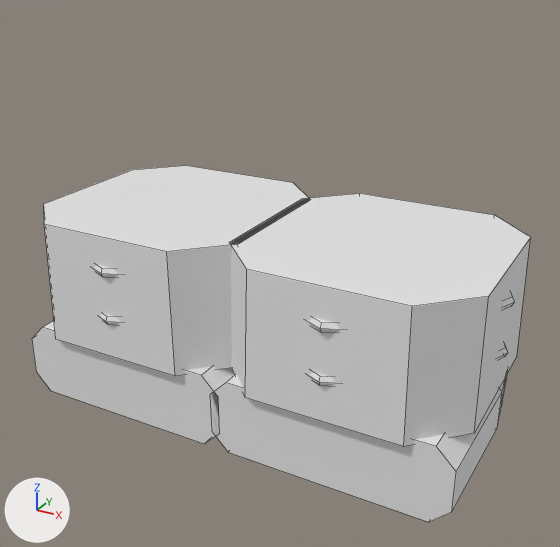
A saved change to the FBX model roblox/art/armor/shoes_healer_s1.fbx.
Both versions are drawn from a camera (50 mm lens) standing at (1.55, -2.76, -1.72) and looking at (0.04, -0.01, -3.09). The lights are fixed; the arrows at lower left show +X, +Y and +Z. The first picture is the older version. Mesh edges are drawn as thin lines. Where no turn or scale is listed for an object, it has been applied to the vertices.

In view in the first picture: 'Boot_L_Inner', 'Boot_R_Inner', 'Greave_L_Body', 'Greave_R_Body'.
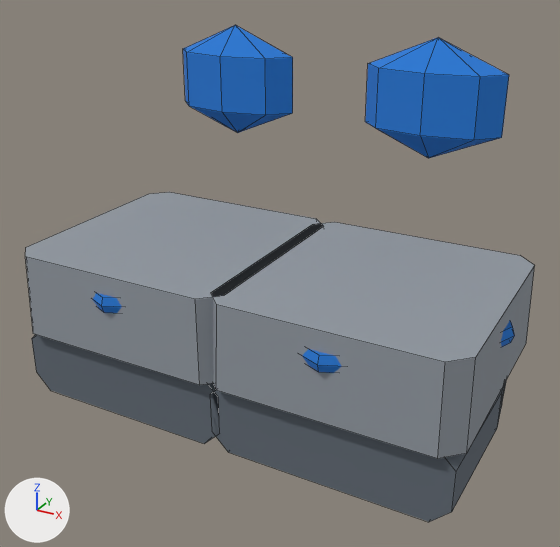
What the commit changed:
Material 'shoes_healer_s1_Greave_R_Body' (mat_shoes_healer_s1_greave_r_body) changes colour from white #e7e7e7 to grey #9299a1; in linear values from (0.8, 0.8, 0.8) to (0.287, 0.319, 0.356).
Material 'shoes_healer_s1_Boot_R_Inner' (mat_shoes_healer_s1_boot_r_inner) changes colour from white #e7e7e7 to greyish blue #626b75; in linear values from (0.8, 0.8, 0.8) to (0.122, 0.147, 0.178).
Material 'shoes_healer_s1_Greave_L_Body' (mat_shoes_healer_s1_greave_l_body) changes colour from white #e7e7e7 to grey #9299a1; in linear values from (0.8, 0.8, 0.8) to (0.287, 0.319, 0.356).
Material 'shoes_healer_s1_Boot_L_Inner' (mat_shoes_healer_s1_boot_l_inner) changes colour from white #e7e7e7 to greyish blue #626b75; in linear values from (0.8, 0.8, 0.8) to (0.122, 0.147, 0.178).
Material 'shoes_healer_s1_Greave_R_Band' (mat_shoes_healer_s1_greave_r_band) is new.
Its base color is (0.0176, 0.188, 0.658) (blue #2478d4).
Its roughness is 1.0.
Material 'shoes_healer_s1_Greave_L_Band' (mat_shoes_healer_s1_greave_l_band) is new.
Its base color is (0.0176, 0.188, 0.658) (blue #2478d4).
Its roughness is 1.0.
me_greave_r_body is used by ob_greave_r_body; location (0.5, 0.0, -2.8).
me_greave_r_body had 64 vertices, 46 faces and spanned x -0.551..0.551, y -0.551..0.551, z -0.6..-0.05.
me_greave_r_body now has 16 vertices, 10 faces and spans x -0.54..0.54, y -0.54..0.54, z -0.6..-0.22.
me_greave_r_body part 4: the loose piece of 16 vertices spanning x -0.53..0.53, y -0.53..0.53, z -0.6..-0.05 is rebuilt with 16 vertices and now spans x -0.54..0.54, y -0.54..0.54, z -0.6..-0.22.
me_greave_r_body part 5: the loose piece of 24 vertices spanning x -0.551..0.551, y -0.551..0.551, z -0.44..-0.4 is deleted.
Part 6, on me_greave_r_body:
24 vertices are removed from x -0.551..0.551, y -0.551..0.551, z -0.22..-0.18.
18 faces are deleted.
me_greave_l_body is used by ob_greave_l_body; location (-0.5, 0.0, -2.8).
me_greave_l_body had 64 vertices, 46 faces and spanned x -0.551..0.551, y -0.551..0.551, z -0.6..-0.05.
me_greave_l_body now has 16 vertices, 10 faces and spans x -0.54..0.54, y -0.54..0.54, z -0.6..-0.22.
me_greave_l_body part 1: the loose piece of 16 vertices spanning x -0.53..0.53, y -0.53..0.53, z -0.6..-0.05 is rebuilt with 16 vertices and now spans x -0.54..0.54, y -0.54..0.54, z -0.6..-0.22.
me_greave_l_body part 2: the loose piece of 24 vertices spanning x -0.551..0.551, y -0.551..0.551, z -0.44..-0.4 is deleted.
Part 3, on me_greave_l_body:
24 vertices are removed from x -0.551..0.551, y -0.551..0.551, z -0.22..-0.18.
18 faces are deleted.
Mesh me_greave_r_band is new.
It has 42 vertices, 42 faces and spans x -0.566..0.566, y -0.566..0.669, z -0.375..0.68.
It uses material mat_shoes_healer_s1_greave_r_band (blue #2478d4).
Mesh me_greave_l_band is new.
It has 42 vertices, 42 faces and spans x -0.566..0.566, y -0.566..0.669, z -0.375..0.68.
It uses material mat_shoes_healer_s1_greave_l_band (blue #2478d4).
Object 'Greave_R_Band' (ob_greave_r_band) is new; it shows me_greave_r_band.
Its location is (0.5, 0.0, -2.8).
Object 'Greave_L_Band' (ob_greave_l_band) is new; it shows me_greave_l_band.
Its location is (-0.5, 0.0, -2.8).

Changed parts and their boxes [x1, y1, x2, y2] in the pictures (560 x 547 px):
'Greave_R_Body', recoloured, reshaped (7% wider, 6% shorter): before [229, 193, 531, 446]; after [211, 222, 535, 459]
'Greave_L_Body', recoloured, reshaped (12% wider, 8% shorter): before [44, 166, 309, 376]; after [25, 192, 322, 385]
'Boot_R_Inner', recoloured (white to greyish blue): [211, 381, 506, 522] in both
'Greave_R_Band', added (blue): after [302, 38, 515, 373]
'Boot_L_Inner', recoloured (white to greyish blue): [32, 334, 219, 444] in both
'Greave_L_Band', added (blue): after [93, 25, 293, 313]
part 1 of me_greave_l_body, rebuilt (12% wider, 8% shorter): before [44, 166, 309, 376]; after [25, 192, 322, 385]
part 2 of me_greave_l_body, deleted (mostly hidden): before [99, 314, 121, 325]
part 3 of me_greave_l_body, deleted (mostly hidden): before [93, 265, 118, 278]
part 4 of me_greave_r_body, rebuilt (7% wider, 6% shorter): before [229, 193, 531, 446]; after [211, 222, 535, 459]
part 5 of me_greave_r_body, deleted (mostly hidden): before [308, 343, 508, 386]
part 6 of me_greave_r_body, deleted (mostly hidden): before [307, 292, 515, 333]
